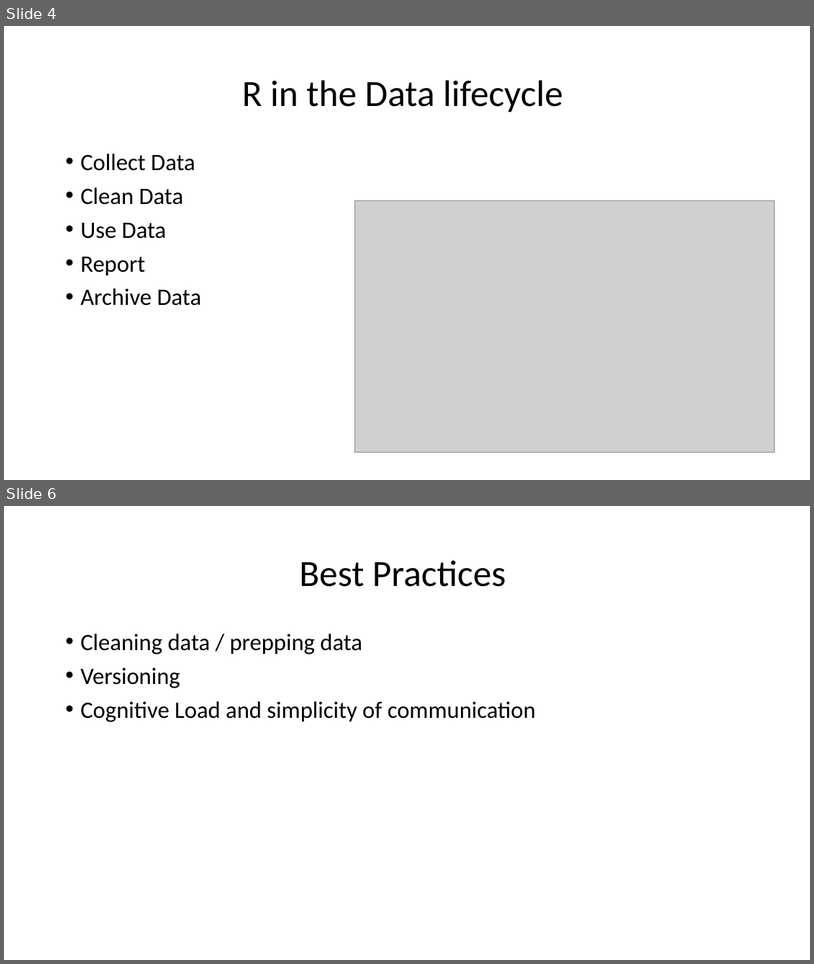
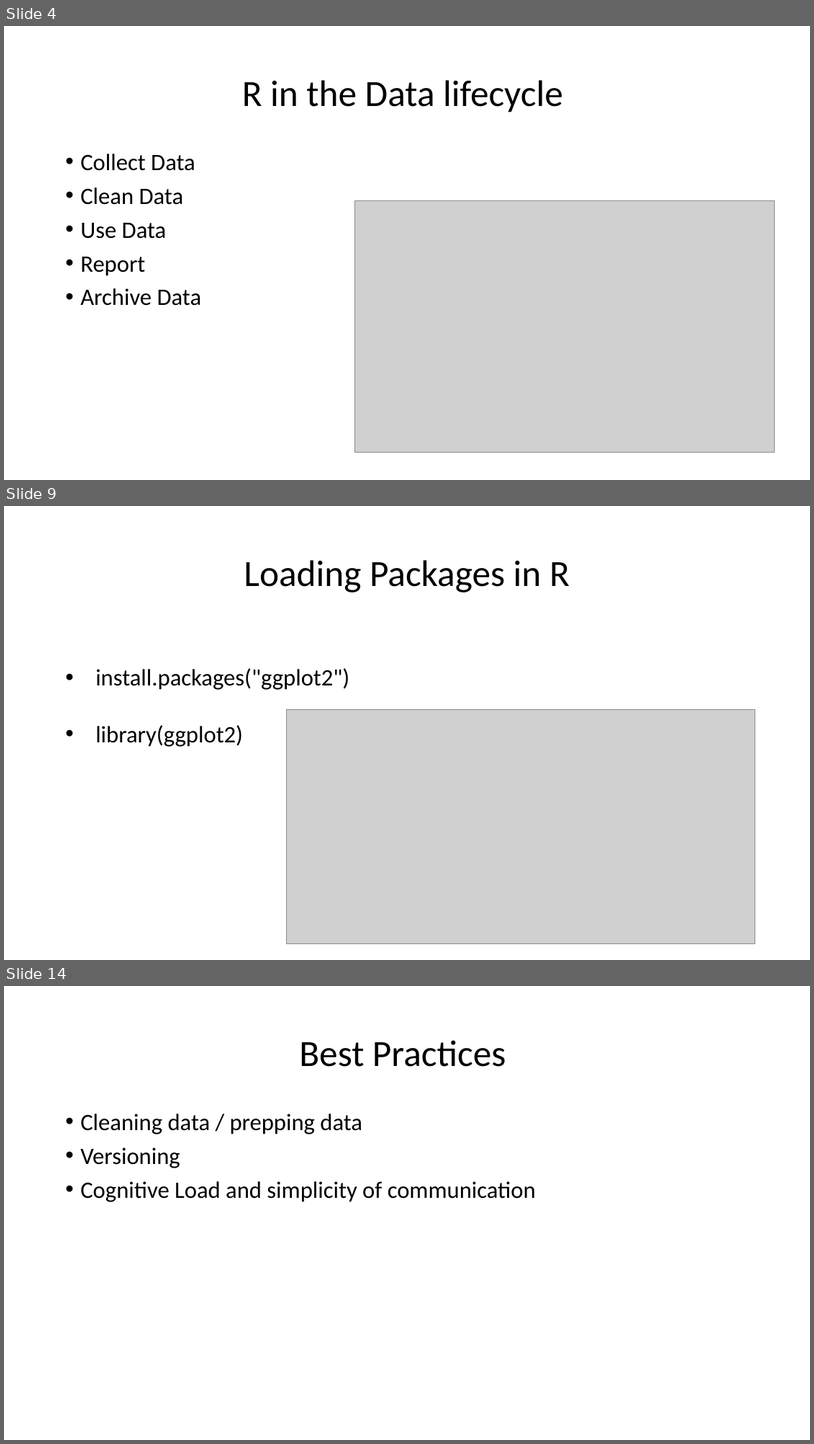
Before and after one commit to bdh5029/Rprojects, a slide deck: VisualizingR.pptx. Shown one above the other, each under a label of ours: slides 4 and 6 before the commit, slides 4, 9 and 14 after it; the slides between them are not shown. The pictures are 814x964 and 814x1444 pixels, drawn with LibreOffice and Linux fonts; fonts in the diff are those of the drawing; grey boxes stand for pictures. Boxes give left, top, right and bottom in pixels: in the first picture for what was removed or moved away, otherwise in the second. Text is boxed around its words. In the diff, an @@ line names an element or a change of style, - is before the commit and + after.

```diff
--- a/VisualizingR.pptx
+++ b/VisualizingR.pptx
@@ slide 9 added at box(4, 506, 810, 960), background #FFFFFF @@
@@ title added at box(244, 560, 570, 592), 44 pt, text #000000 @@
+Loading Packages in R
@@ text added at box(95, 668, 350, 746), 28 pt, text #000000 @@
+• install.packages("ggplot2")
+• library(ggplot2)
@@ picture added at box(286, 709, 755, 943) @@
@@ what was slide 6 is now slide 14 @@
```
Also in this commit, not shown: 2 slides changed, 10 other slides added, 10 slides removed.
